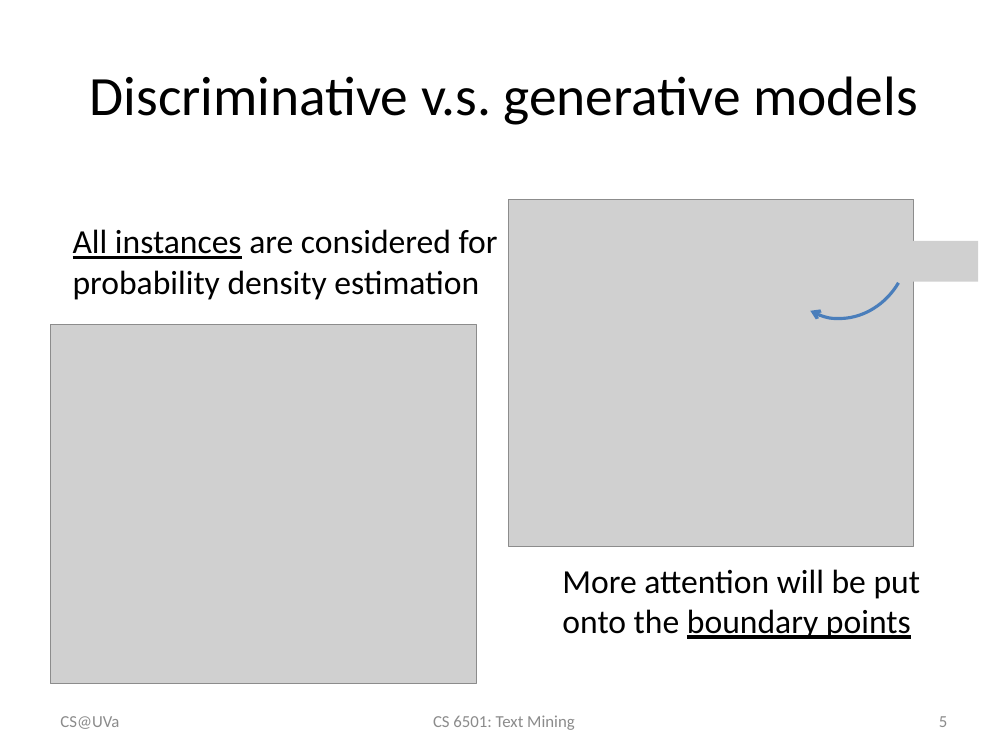
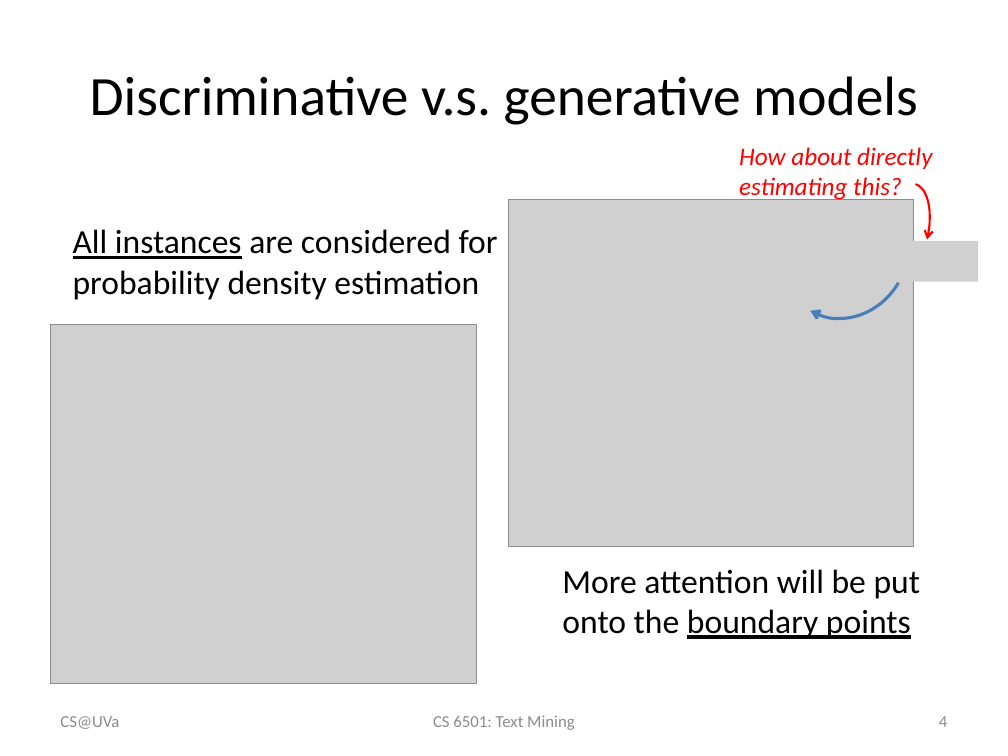
Before and after one commit to wang296/CS6501-Text-Mining, a slide deck: slide 4 of docs/svm.pptx (slide 5 before the commit). Drawn at 1008x756 pixels with LibreOffice and Linux fonts; fonts in the diff are those of the drawing; grey boxes stand for pictures. Boxes give left, top, right and bottom in pixels: in the first picture for what was removed or moved away, otherwise in the second. Text is boxed around its words. In the diff, an @@ line names an element or a change of style, - is before the commit and + after.

```diff
--- a/docs/svm.pptx
+++ b/docs/svm.pptx
@@ text added at box(739, 147, 932, 201), 18 pt, text #FF0000, italic @@
+How about directly estimating this?
@@ arc (boxed as its full ellipse) added at box(857, 176, 941, 302), outline #FF0000 1.5 pt @@
@@ page number at box(939, 716, 947, 727): text changed @@
-5
+4
```
Also in this commit, not shown: 10 other slides changed, 1 slide added, 2 other files.
